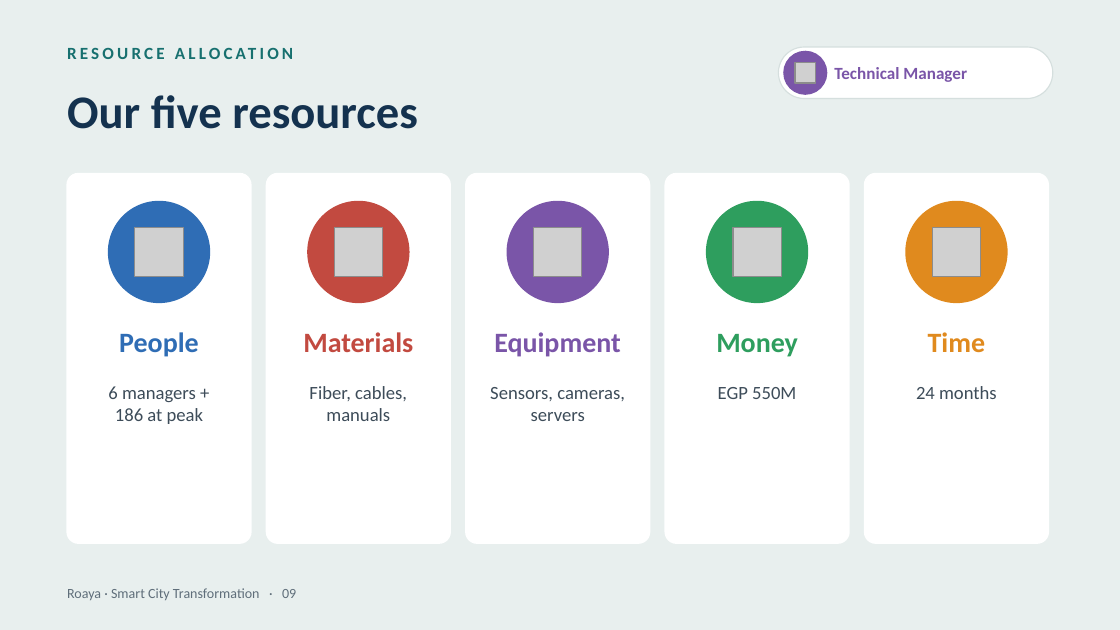
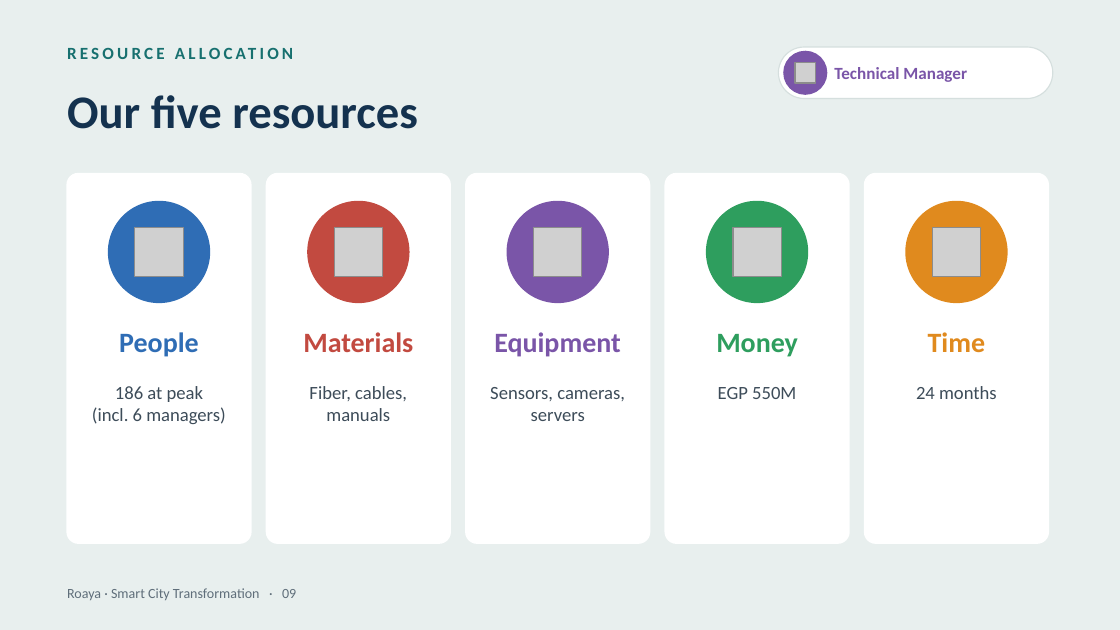
Before and after one commit to RahmaOshba/RahmaOshba, a slide deck: slide 9 of Roaya_Final/Roaya_Final_Presentation.pptx. Drawn at 1120x630 pixels with LibreOffice and Linux fonts; fonts in the diff are those of the drawing; grey boxes stand for pictures. Boxes give left, top, right and bottom in pixels: in the first picture for what was removed or moved away, otherwise in the second. Text is boxed around its words. In the diff, an @@ line names an element or a change of style, - is before the commit and + after.

```diff
--- a/Roaya_Final/Roaya_Final_Presentation.pptx
+++ b/Roaya_Final/Roaya_Final_Presentation.pptx
@@ text at [108, 386, 196, 402]: paragraph removed @@
-6 managers +
@@ text at [92, 407, 226, 424]: paragraph added @@
+(incl. 6 managers)
```
Also in this commit, not shown: 5 other files.
